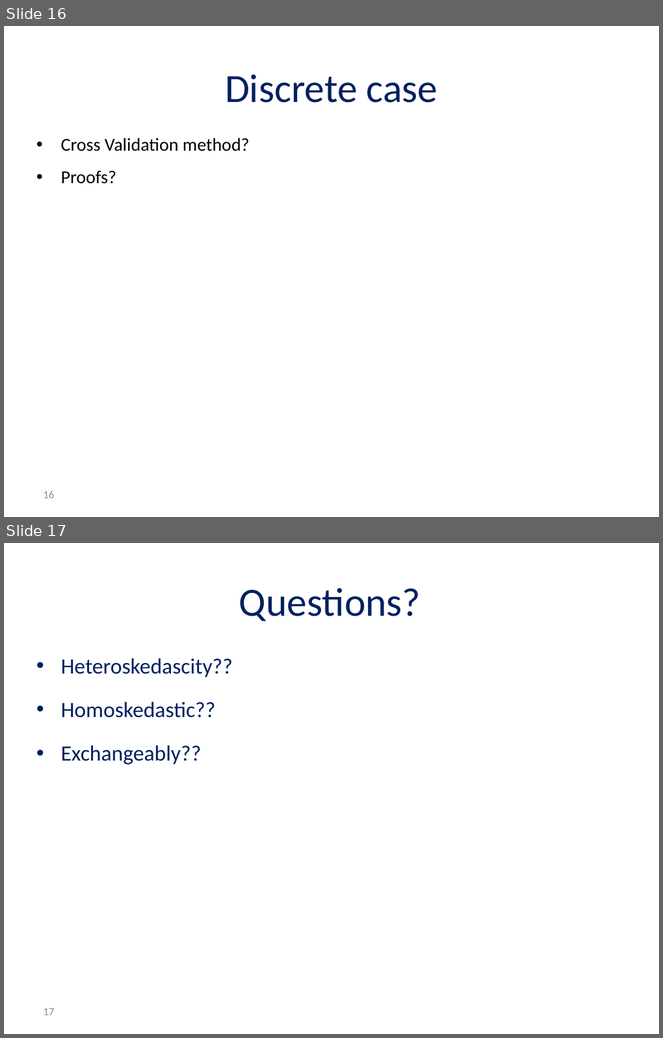
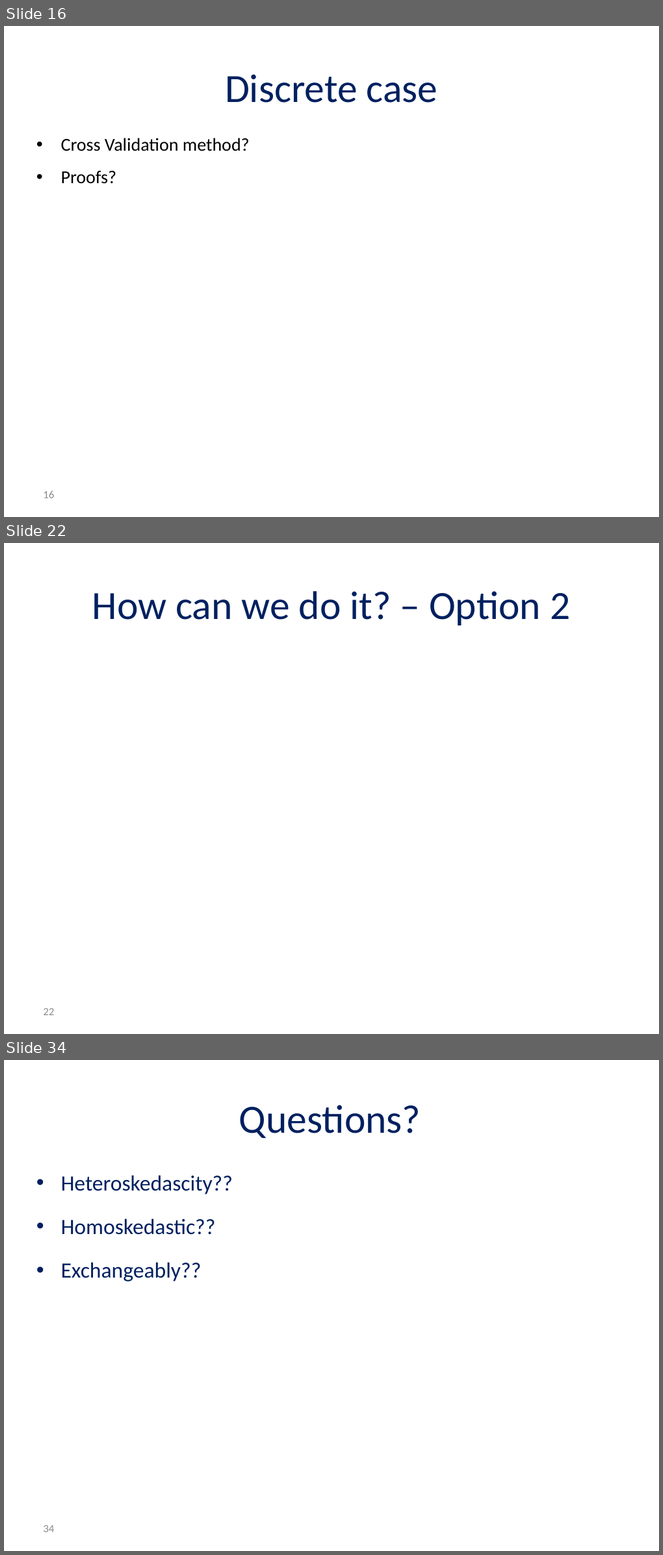
Before and after one commit to Asaf1408/Thesis, a slide deck: Qunatile regression.PPTX. Shown one above the other, each under a label of ours: slides 16 and 17 before the commit, slides 16, 22 and 34 after it; the slides between them are not shown. The pictures are 663x1038 and 663x1555 pixels, drawn with LibreOffice and Linux fonts; fonts in the diff are those of the drawing; grey boxes stand for pictures; background and template pictures are left out. Boxes give left, top, right and bottom in pixels: in the first picture for what was removed or moved away, otherwise in the second. Text is boxed around its words. In the diff, an @@ line names an element or a change of style, - is before the commit and + after.

```diff
--- a/Qunatile regression.PPTX
+++ b/Qunatile regression.PPTX
@@ slide 22 added at (4, 543, 659, 1034), background #FFFFFF @@
@@ title added at (92, 591, 570, 626), 44 pt, text #002060 @@
+How can we do it? – Option 2
@@ page number added at (43, 1008, 54, 1016), 12 pt, text #8C8C8C @@
+22
@@ what was slide 17 is now slide 34 @@
@@ page number at (43, 1525, 54, 1533): text changed @@
-17
+34
```
Also in this commit, not shown: 16 other slides added, 51 other files.
